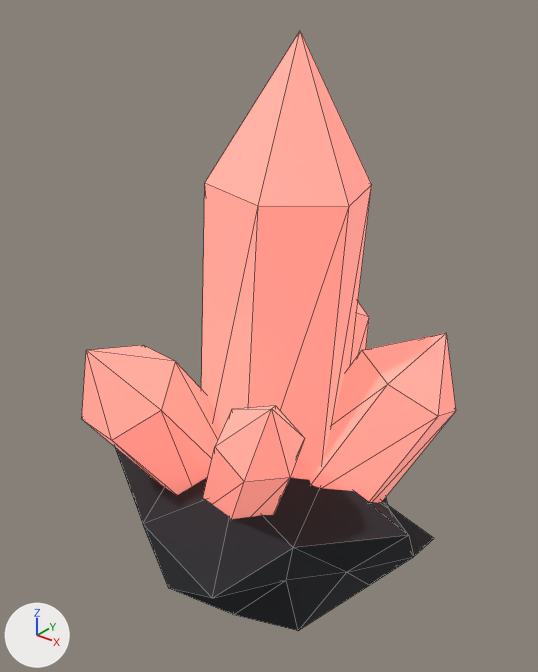
The glTF model assets/models/items/crystal_red.glb: old version first, new version second.
Before and after are seen from a 50 mm camera at (0.242, -0.312, 0.369) aimed at (-0.006, -0.002, 0.177). Every picture has the same lights, and +X, +Y and +Z are marked at lower left. The first picture is the older version. Mesh edges are drawn as thin lines. Vertices at exactly the same position are counted once.

Before the edit, the objects in view are built like this:
```python
me_crystal_005 = bpy.data.meshes.new('crystal.005')
me_crystal_005.from_pydata(...)  # 120 vertices, 212 faces; spans x -0.102..0.102, y -0.107..0.107, z 0.0..0.345
# faces by material slot: [132, 80]
me_crystal_005.materials.append(mat_c_red)  # pink #ff9589, glowing pink #cb766c
me_crystal_005.materials.append(mat_basalt_b)
ob_model = bpy.data.objects.new('model', me_crystal_005)
ob_model.location = (0.0, 0.0, 0.0)
```
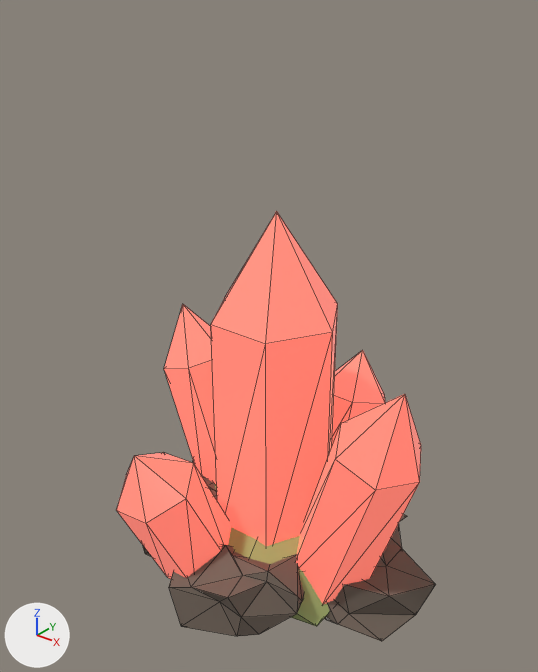
The change, as a diff of the scene's bpy script:
```diff
--- a/assets/models/items/crystal_red.glb.py
+++ b/assets/models/items/crystal_red.glb.py
@@ mat_stone_c @@
+mat_stone_c = bpy.data.materials.new('stone_c')
+# uses the picture img_stone_c
@@ mat_stone_b @@
+mat_stone_b = bpy.data.materials.new('stone_b')
+# uses the picture img_stone_b
@@ me_crystal_005 @@
-me_crystal_005.from_pydata(...)  # 120 vertices, 212 faces; spans x -0.102..0.102, y -0.107..0.107, z 0.0..0.345
-me_crystal_005.materials.append(mat_c_red)  # pink #ff9589, glowing pink #cb766c
-me_crystal_005.materials.append(mat_basalt_b)
+me_crystal_005.from_pydata(...)  # 287 vertices, 530 faces; spans x -0.112..0.112, y -0.097..0.097, z 0.0..0.253
+# me_crystal_005 part 1: the loose piece of 13 vertices spanning x 0.003..0.095, y -0.026..0.071, z 0.058..0.184 is multiplied about its middle by the matrix ((0.564, 0.237, -0.478), (-0.494, 0.495, -0.337), (0.202, 0.549, 0.51)), then moved by (-0.08, -0.087, -0.052), in mat_c (red #f97c6c, glowing red #c76155)
+# me_crystal_005 part 2: the loose piece of 13 vertices spanning x -0.021..0.06, y -0.086..-0.019, z 0.064..0.184 is multiplied about its middle by the matrix ((1.057, 1.367, -0.09), (-1.151, 0.948, 0.877), (0.742, -0.476, 1.489)), then moved by (-0.023, 0.062, 0.002), in mat_c (red #f97c6c, glowing red #c76155)
+# me_crystal_005 part 3: the loose piece of 13 vertices spanning x -0.021..0.06, y -0.086..-0.019, z 0.064..0.184 is copied, and the copy is multiplied about its middle by the matrix ((0.474, 0.928, -0.381), (-0.739, 0.608, 0.563), (0.679, 0.013, 0.878)), then moved by (-0.093, 0.079, -0.036), in mat_c (red #f97c6c, glowing red #c76155); it spans x -0.112..-0.029, y -0.002..0.043, z 0.024..0.164
+# me_crystal_005 part 4: the loose piece of 13 vertices spanning x -0.047..0.051, y -0.047..0.043, z 0.073..0.345 is multiplied about its middle by the matrix ((0.375, 0.429, 0.153), (-0.437, 0.395, -0.036), (-0.129, -0.091, 0.569)), then moved by (0.069, -0.013, -0.101), in mat_c (red #f97c6c, glowing red #c76155)
+# me_crystal_005 part 5: the loose piece of 13 vertices spanning x -0.053..0.028, y 0.002..0.107, z 0.06..0.192 is multiplied about its middle by the matrix ((0.705, 0.377, -0.021), (-0.372, 0.685, -0.181), (-0.067, 0.169, 0.779)), then moved by (0.02, 0.007, -0.049), in mat_c (red #f97c6c, glowing red #c76155)
+# me_crystal_005 part 6: a new loose piece of 42 vertices spanning x 0.008..0.112, y -0.032..0.04, z 0.004..0.068, in mat_stone_b
+# me_crystal_005 part 7: a new loose piece of 42 vertices spanning x -0.092..-0.01, y -0.068..0.007, z 0.0..0.067, in mat_stone_b
+# me_crystal_005 part 8: a new loose piece of 42 vertices spanning x -0.03..0.053, y -0.086..-0.004, z 0.008..0.057, in mat_stone_b
+# me_crystal_005 part 9
+# 55 vertices are removed from x -0.102..0.102, y -0.107..0.071, z 0.0..0.191
+# 102 faces are deleted
+# 12 vertices are added at x -0.067..0.075, y -0.063..0.059, z 0.007..0.061
+# 20 new faces join them, mat_moss__0_10 (green #9eab6a)
+# other edits to the shape of me_crystal_005 do not show in these pictures
+me_crystal_005.materials.append(mat_c)  # red #f97c6c, glowing red #c76155
+me_crystal_005.materials.append(mat_stone_b)
+me_crystal_005.materials.append(mat_stone_c)
+me_crystal_005.materials.append(mat_moss__0_10)  # green #9eab6a
```

Location of each change, [x1, y1, x2, y2] in pixels of the pictures (538 x 672 px; the box of a moved part takes in the faces that stretch with it):
'model', reshaped (14% narrower, 28% shorter): before [82, 31, 456, 631]; after [116, 211, 436, 642]
part 1 of me_crystal_005, moved or reshaped: before [310, 333, 456, 503]; after [116, 453, 231, 579]
part 2 of me_crystal_005, moved or reshaped: before [203, 406, 305, 519]; after [211, 211, 338, 546]
part 3 of me_crystal_005, added (red): after [164, 304, 217, 484]
part 4 of me_crystal_005, moved or reshaped: before [202, 31, 372, 480]; after [296, 394, 421, 604]
part 5 of me_crystal_005, moved or reshaped: before [350, 302, 369, 366]; after [332, 350, 386, 446]
part 6 of me_crystal_005, added (brown): after [324, 525, 436, 642]
part 7 of me_crystal_005, added (mostly hidden): after [143, 475, 217, 557]
part 8 of me_crystal_005, added (brown): after [169, 544, 304, 636]
part 9 of me_crystal_005, cut back: before [82, 345, 434, 631]; after [214, 484, 330, 626]
